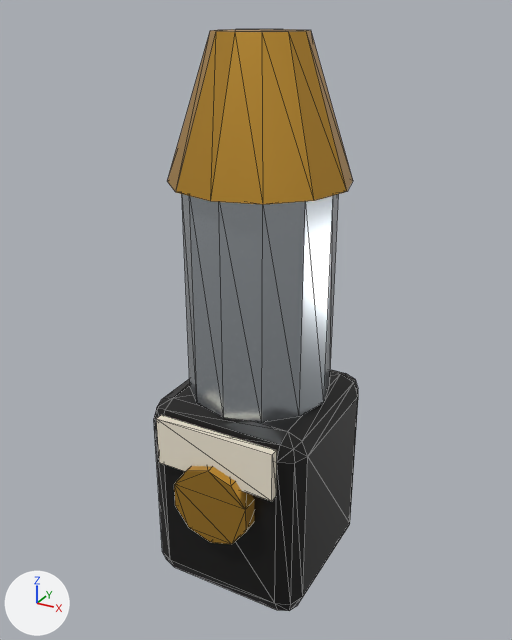
One commit to the glTF model game/models/cafe_grinder.glb: the scene before it, then after it.
Both versions are drawn from a 50 mm camera at (0.725, -1.337, 1.34) aimed at (-0.005, -0.01, 0.676). The lights are fixed; the arrows at lower left show +X, +Y and +Z. The older version comes first. Mesh edges are drawn as thin lines. Vertices at exactly the same position are counted once.
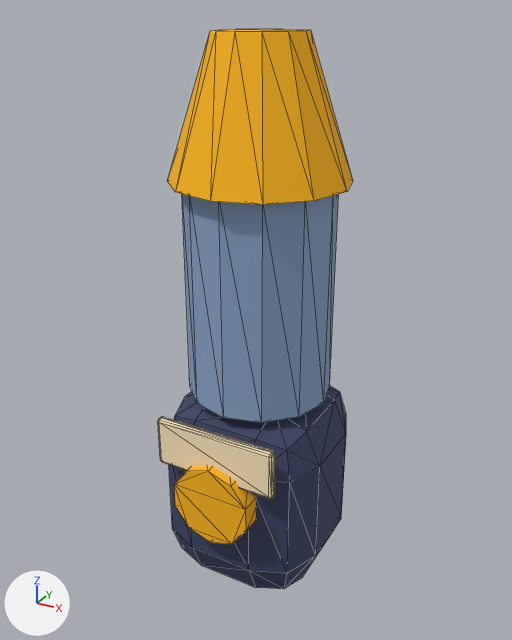
Location of each change, [x1, y1, x2, y2] in pixels of the pictures (512 x 640 px; the box of a moved part takes in the faces that stretch with it):
```json
{"object": "Cube.001", "change": "recoloured, surface changed, reshaped", "before": [154, 29, 358, 611], "after": [158, 29, 353, 589]}
{"part": 1, "of": "me_cube_001", "change": "moved or reshaped", "before": [156, 415, 277, 501], "after": [158, 417, 275, 499]}
```

The change, as JSON lines over the scene's bpy script:
```json
{"op": "set", "path": "mat_cafeblack.base_color", "old": "(0.0116, 0.011, 0.0103)", "new": "(0.0467, 0.0578, 0.133)", "note": "black #1c1b1a -> dark blue #3d4466"}
{"op": "set", "path": "mat_cafechrome.metallic", "old": "0.9", "new": "0.0"}
{"op": "set", "path": "mat_cafechrome.base_color", "old": "(0.584, 0.631, 0.672)", "new": "(0.254, 0.371, 0.578)", "note": "light grey #c9d0d6 -> blue #8aa4c8"}
{"op": "set", "path": "mat_cafechrome.roughness", "old": "0.2", "new": "0.85"}
{"op": "set", "path": "mat_cafebrass.metallic", "old": "0.8", "new": "0.0"}
{"op": "set", "path": "mat_cafebrass.base_color", "old": "(0.694, 0.371, 0.0529)", "new": "(1.0, 0.474, 0.000911)", "note": "orange #d9a441 -> yellow #ffb703"}
{"op": "set", "path": "mat_cafebrass.roughness", "old": "0.3", "new": "0.85"}
{"block": "me_cube_001", "where": "# used by ob_cube_001; location = (0.0, 0.0, 0.0)"}
{"op": "remove", "block": "me_cube_001", "code": "me_cube_001.from_pydata(...)  # 132 vertices, 244 faces; spans x -0.2..0.2, y -0.24..0.2, z 0.0..1.3"}
{"op": "add", "block": "me_cube_001", "code": "me_cube_001.from_pydata(...)  # 180 vertices, 340 faces; spans x -0.2..0.2, y -0.24..0.2, z 0.0..1.3"}
{"block": "me_cube_001", "change": "me_cube_001 part 1"}
{"block": "me_cube_001", "change": "4 vertices are removed from x -0.15..0.15, y -0.22..-0.2, z 0.36..0.48"}
{"block": "me_cube_001", "change": "12 faces are deleted"}
{"block": "me_cube_001", "change": "60 vertices move within x -0.2..0.2, y -0.22..0.2, z 0.0..0.5"}
{"block": "me_cube_001", "change": "32 vertices are added at x -0.15..0.15, y -0.22..-0.2, z 0.36..0.48"}
{"block": "me_cube_001", "change": "12 new vertices lie (0.284, 0.0, 0.0) away from vertices in x -0.15..-0.142, y -0.22..-0.2, z 0.36..0.48"}
{"block": "me_cube_001", "change": "8 new vertices lie (0.0, 0.004, 0.0) away from vertices in x -0.15..0.15, y -0.212..-0.2, z 0.36..0.478"}
{"block": "me_cube_001", "change": "108 new faces join them, mat_cafecream (beige #ffe9bf)"}
```
